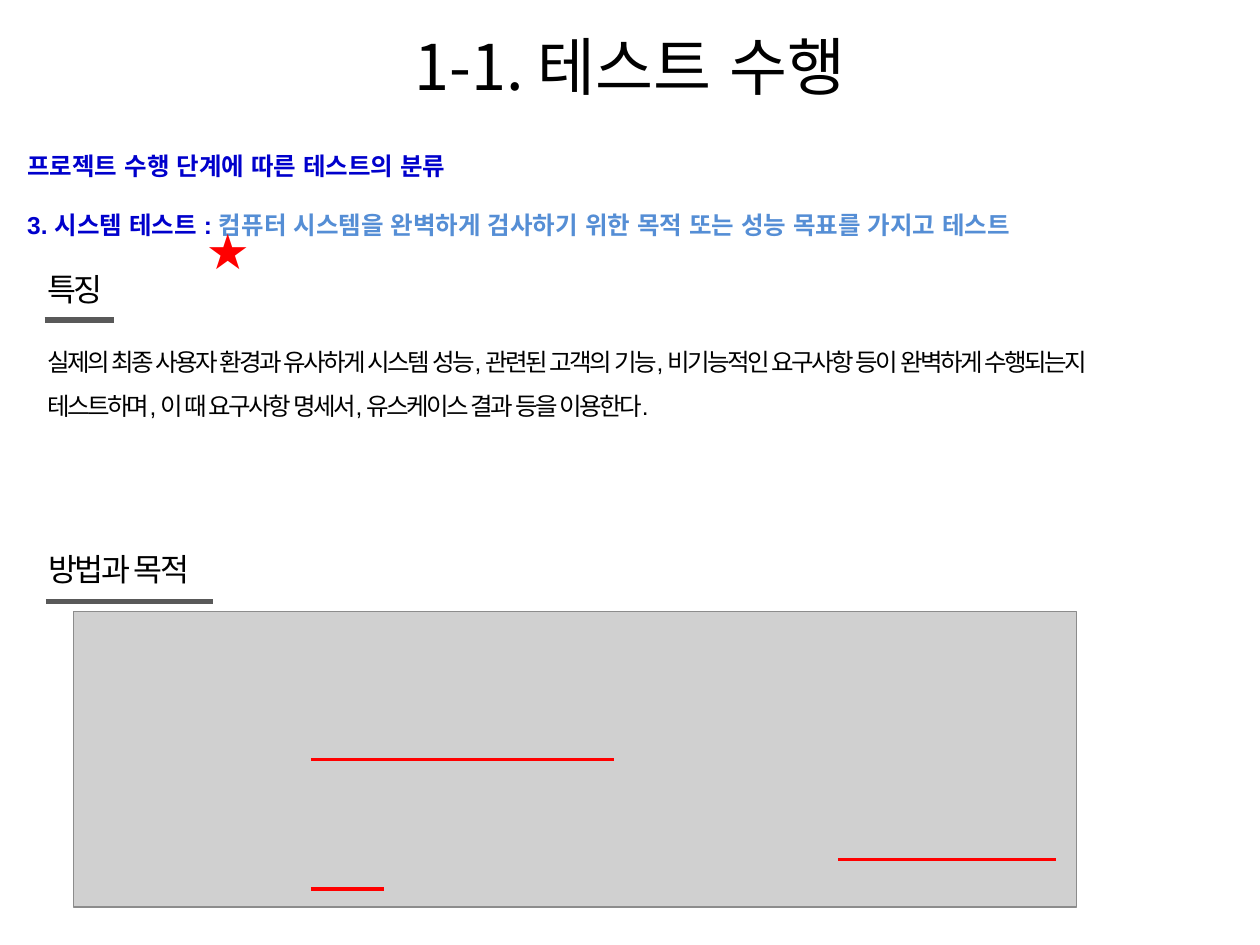
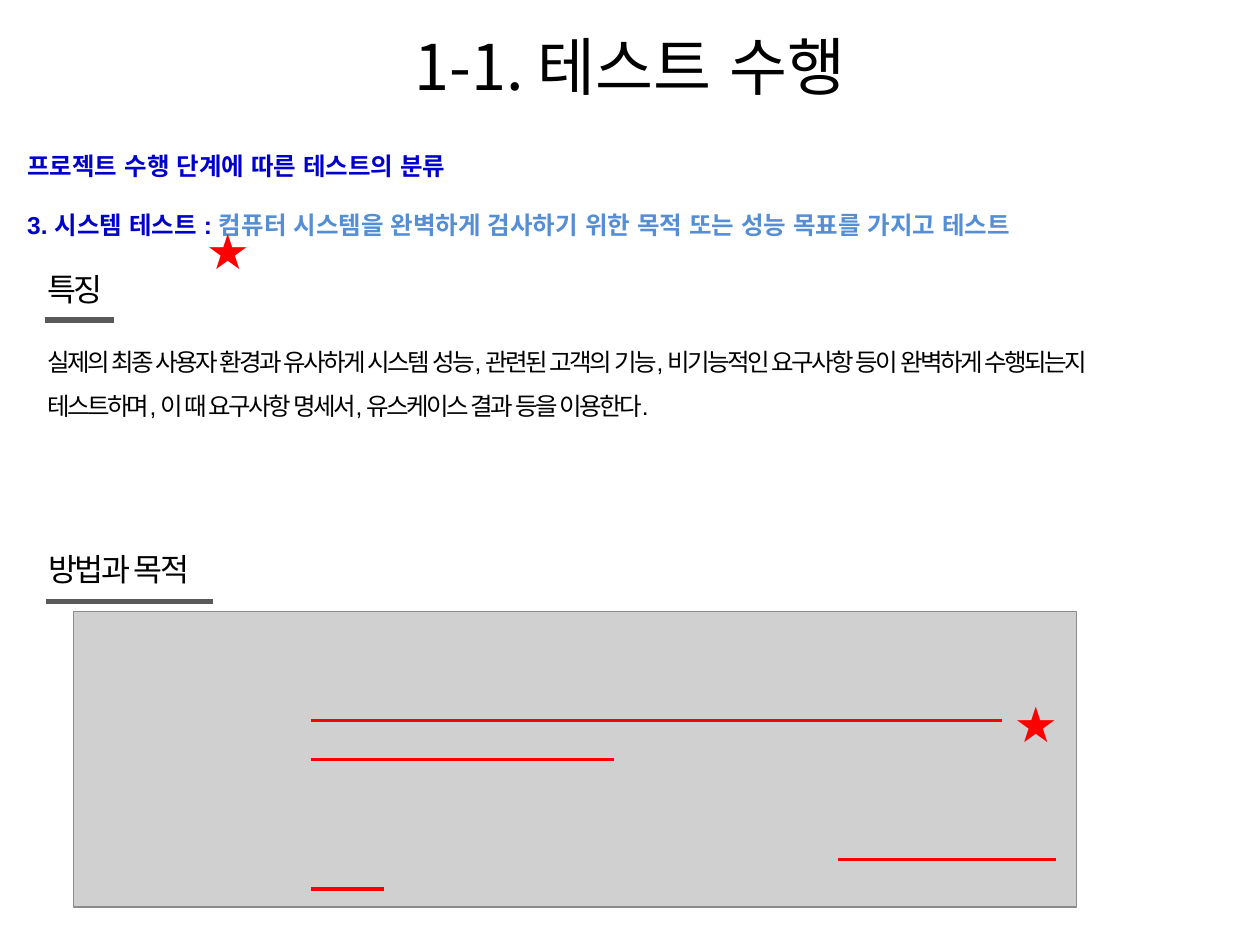
Before and after one commit to kha0213/mega_IT, a slide deck: slide 7 of 노트/9_etc/2_애플리케이션테스트수행.pptx. Drawn at 1260x945 pixels with LibreOffice and Linux fonts; fonts in the diff are those of the drawing; grey boxes stand for pictures. Boxes give left, top, right and bottom in pixels: in the first picture for what was removed or moved away, otherwise in the second. Text is boxed around its words. In the diff, an @@ line names an element or a change of style, - is before the commit and + after.

```diff
--- a/노트/9_etc/2_애플리케이션테스트수행.pptx
+++ b/노트/9_etc/2_애플리케이션테스트수행.pptx
@@ text added at [1002, 688, 1076, 760], 28 pt, text #FF0000, bold @@
+★
@@ line added from (311, 721) to (1002, 721), #FF0000 2 pt @@
```
Also in this commit, not shown: 3 other slides changed, 51 other files.
